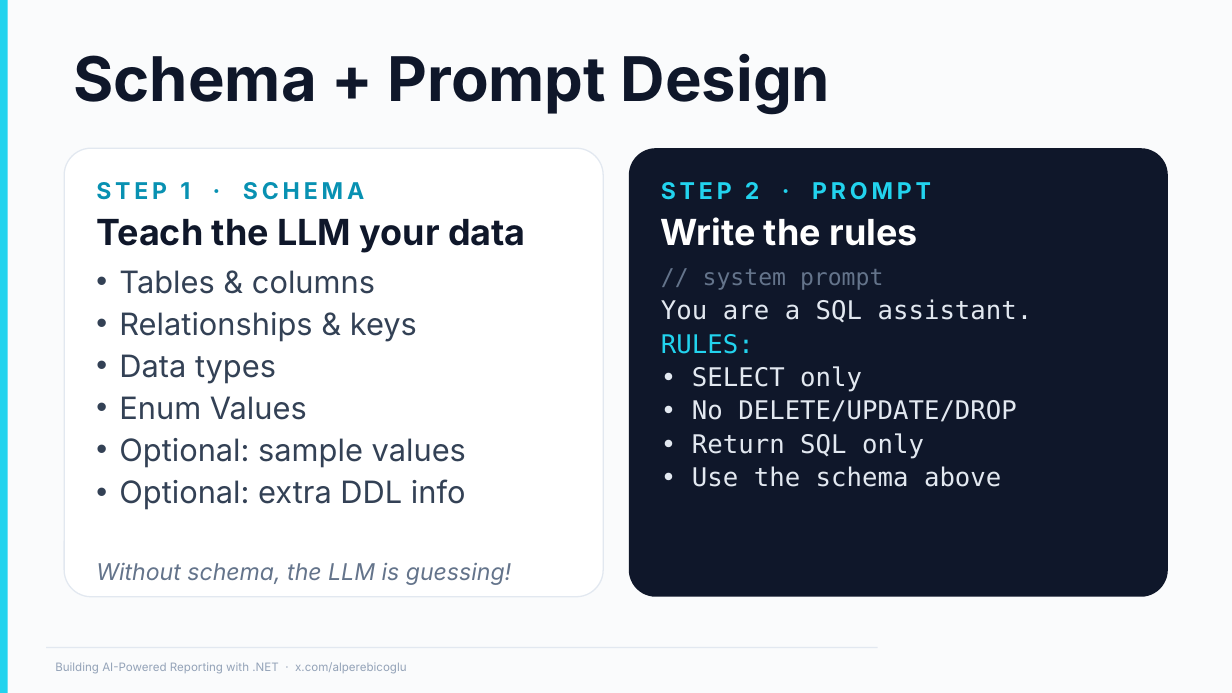
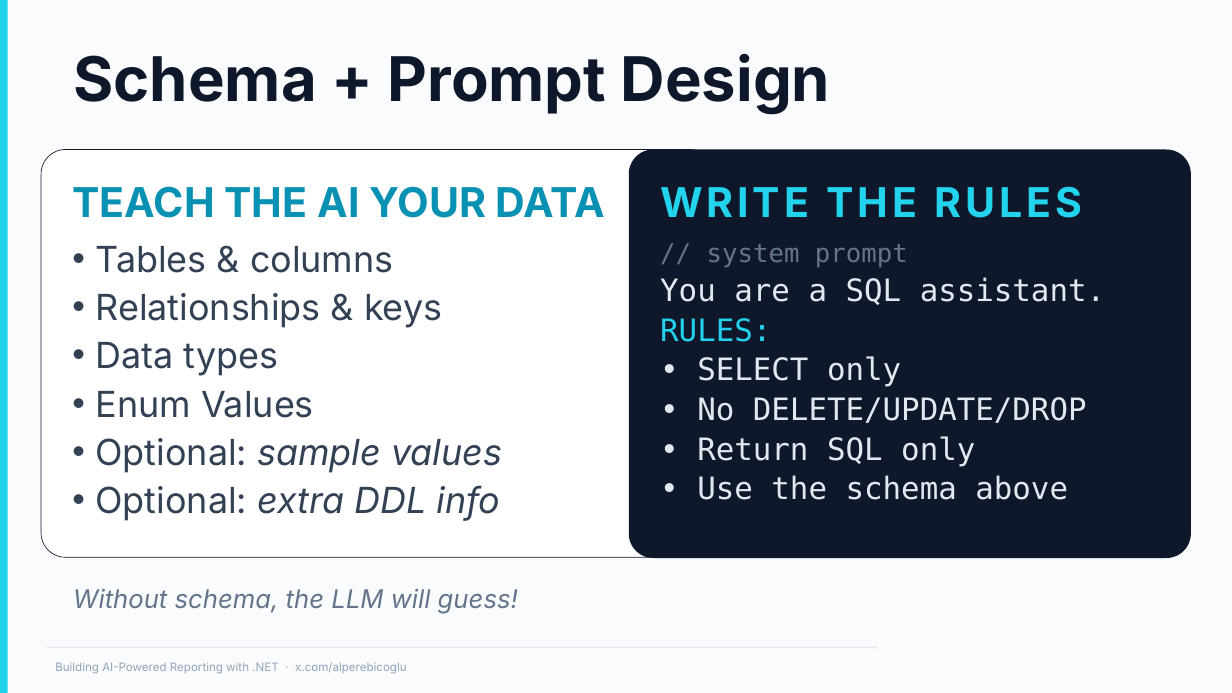
Before and after one commit to ebicoglu/chat-with-your-data-conference, a slide deck: slide 8 of Presentation.pptx. Drawn at 1232x693 pixels with LibreOffice and Linux fonts; fonts in the diff are those of the drawing; background and template pictures are left out. Boxes give left, top, right and bottom in pixels: in the first picture for what was removed or moved away, otherwise in the second. Text is boxed around its words. In the diff, an @@ line names an element or a change of style, - is before the commit and + after.

```diff
--- a/Presentation.pptx
+++ b/Presentation.pptx
@@ rounded rectangle "TEACH THE AI YOUR DATA": place and size @@
-rounded rectangle "TEACH THE AI YOUR DATA" at [64, 148, 603, 596]
+rounded rectangle "TEACH THE AI YOUR DATA" at [41, 150, 714, 557]
@@ rounded rectangle "TEACH THE AI YOUR DATA" at [41, 150, 714, 557]: outline #E2E8F0 1 pt to #0F172A 0.5 pt @@
@@ rounded rectangle "WRITE THE RULES": place and size @@
-rounded rectangle "WRITE THE RULES" at [629, 148, 1168, 596]
+rounded rectangle "WRITE THE RULES" at [629, 150, 1191, 558]
@@ text in rounded rectangle at [72, 186, 605, 218]: text changed; size 28 to 32 pt; text colour #0F172A to #0891B2 @@
-STEP 1 · SCHEMA
-Teach the LLM your data
+TEACH THE AI YOUR DATA
@@ text in rounded rectangle at [660, 186, 1082, 218]: text changed; size 28 to 32 pt; text colour #FFFFFF to #22D3EE @@
-STEP 2 · PROMPT
-Write the rules
+WRITE THE RULES
@@ text in rounded rectangle at [96, 246, 502, 521]: size 24 to 28 pt in "Tables & columns", "Relationships & keys", "Data types", "Enum Values" and 2 more places; italic on in "sample values", "extra DDL info" @@
@@ text in rounded rectangle at [660, 244, 1105, 500]: size 18 to 20 pt in "// system prompt"; size 20 to 24 pt in "You are a SQL assistant.", "RULES:", "• SELECT only", "• No DELETE/UPDATE/DROP" and 2 more places @@
@@ text in rounded rectangle at [96, 563, 511, 585]: paragraph removed @@
-Without schema, the LLM is guessing!
@@ text added at [73, 589, 518, 613], 20 pt, text #64748B, italic @@
+Without schema, the LLM will guess!
```
Also in this commit, not shown: 7 other slides changed.
